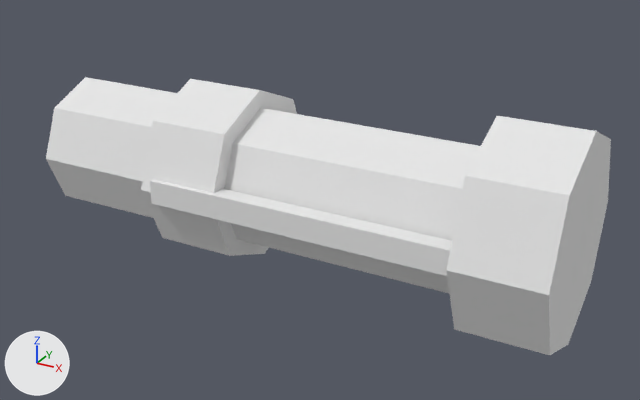
Before and after pictures for a commit that changed the OBJ model ArtSource/EBS-MER-BLD-002/export/SM_EBS_MER_BLD_002_ConduitStub_LOD0.obj.
Rendered twice from a 50 mm camera at (114.2, -118.2, 56.8) aimed at (49.0, 0.4, -2.5). Lighting does not change. The marker at lower left points along +X, +Y and +Z. The first picture is the older version. Where no turn or scale is listed for an object, it has been applied to the vertices. Vertices at exactly the same position are counted once.

Names of what the first picture shows: 'SM_EBS_MER_BLD_002_ConduitStub'.
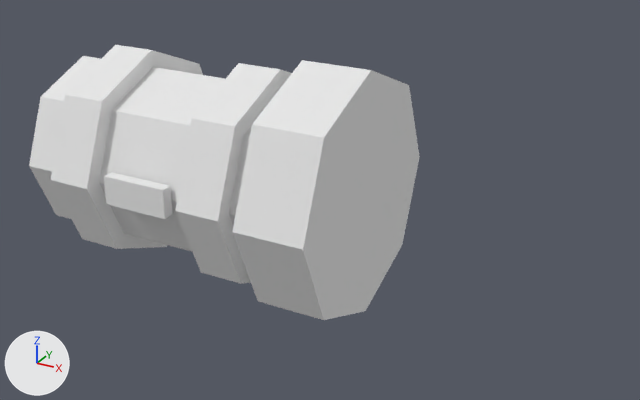
Changed parts and their boxes [x1, y1, x2, y2] in the pictures (640 x 400 px; the box of a moved part takes in the faces that stretch with it):
'SM_EBS_MER_BLD_002_ConduitStub', reshaped (31% narrower): before [46, 77, 611, 355]; after [29, 45, 420, 320]
part 1 of me_sm_ebs_mer_bld_002_conduitstub, moved or reshaped: before [46, 77, 481, 293]; after [29, 56, 252, 252]
part 2 of me_sm_ebs_mer_bld_002_conduitstub, added: after [51, 45, 203, 249]
part 3 of me_sm_ebs_mer_bld_002_conduitstub, added: after [175, 63, 292, 284]
part 4 of me_sm_ebs_mer_bld_002_conduitstub, added: after [232, 60, 420, 320]
part 5 of me_sm_ebs_mer_bld_002_conduitstub, deleted: before [141, 79, 297, 256]
part 6 of me_sm_ebs_mer_bld_002_conduitstub, deleted: before [446, 116, 611, 355]
part 7 of me_sm_ebs_mer_bld_002_conduitstub, deleted: before [150, 179, 452, 276]
part 8 of me_sm_ebs_mer_bld_002_conduitstub, added: after [104, 172, 173, 219]

Edits to the bpy script that builds the scene:
```text
Add mat_mi_ebs_mer_ceramiccivic:
    mat_mi_ebs_mer_ceramiccivic = principled_material('MI_EBS_MER_CeramicCivic')
    mat_mi_ebs_mer_ceramiccivic.base_color = (0.8, 0.8, 0.8)  # white #e7e7e7
    mat_mi_ebs_mer_ceramiccivic.roughness = 1.0
Change me_sm_ebs_mer_bld_002_conduitstub:
    used by ob_sm_ebs_mer_bld_002_conduitstub; location = (0.0, 0.0, 0.0)
    remove me_sm_ebs_mer_bld_002_conduitstub.from_pydata(...)  # 56 vertices, 84 faces; spans x 0.0..92.0, y -17.0..17.0, z -17.0..17.0
    add me_sm_ebs_mer_bld_002_conduitstub.from_pydata(...)  # 72 vertices, 110 faces; spans x 0.0..58.0, y -21.0..21.0, z -21.0..21.0
    me_sm_ebs_mer_bld_002_conduitstub part 1: the loose piece of 16 vertices spanning x 0.0..90.0, y -12.0..12.0, z -12.0..12.0 is scaled about the mesh origin by (0.622, 1.33, 1.33)
    me_sm_ebs_mer_bld_002_conduitstub part 2: a new loose piece, an 8-sided cylinder along x spanning x 8.0..16.0, y -19.0..19.0, z -19.0..19.0, in mat_mi_ebs_mer_ceramiccivic (white #e7e7e7)
    me_sm_ebs_mer_bld_002_conduitstub part 3: a new loose piece, an 8-sided cylinder along x spanning x 34.0..42.0, y -19.0..19.0, z -19.0..19.0, in mat_mi_ebs_mer_ceramiccivic (white #e7e7e7)
    me_sm_ebs_mer_bld_002_conduitstub part 4: a new loose piece, an 8-sided cylinder along x spanning x 46.0..58.0, y -21.0..21.0, z -21.0..21.0, in mat_mi_ebs_mer_ceramiccivic (white #e7e7e7)
    me_sm_ebs_mer_bld_002_conduitstub part 5: the loose piece of 16 vertices spanning x 24.0..38.0, y -15.0..15.0, z -15.0..15.0 is deleted
    me_sm_ebs_mer_bld_002_conduitstub part 6: the loose piece of 16 vertices spanning x 78.0..92.0, y -17.0..17.0, z -17.0..17.0 is deleted
    me_sm_ebs_mer_bld_002_conduitstub part 7: the loose piece of 8 vertices spanning x 26.0..78.0, y -15.0..-12.0, z -2.0..2.0 is deleted
    me_sm_ebs_mer_bld_002_conduitstub part 8
    8 vertices are added at x 19.0..31.0, y -18.0..-16.0, z -2.5..2.5
    10 new faces join them, mat_mi_ebs_mer_statuscyan (white #e7e7e7)
    add me_sm_ebs_mer_bld_002_conduitstub.materials.append(mat_mi_ebs_mer_ceramiccivic)  # white #e7e7e7
```
